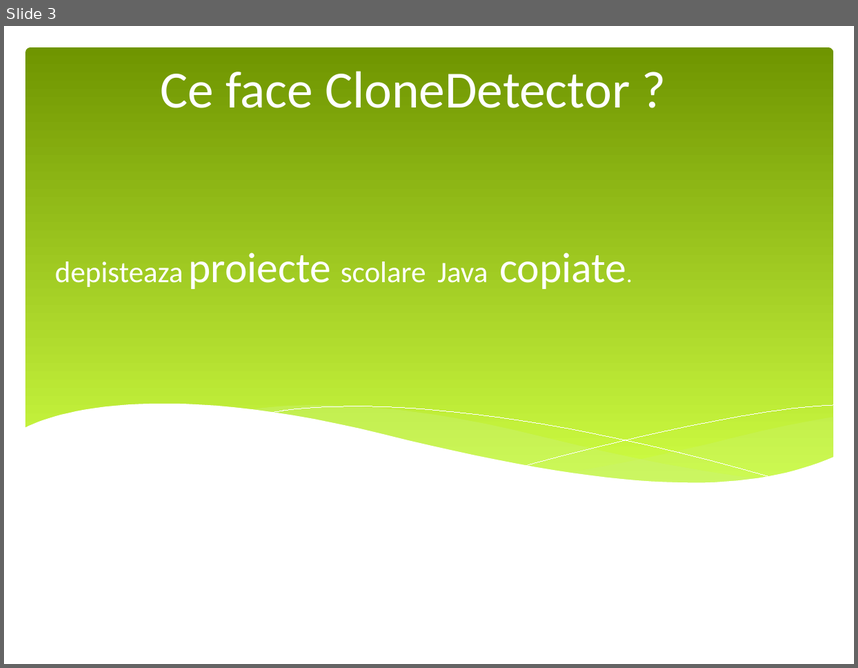
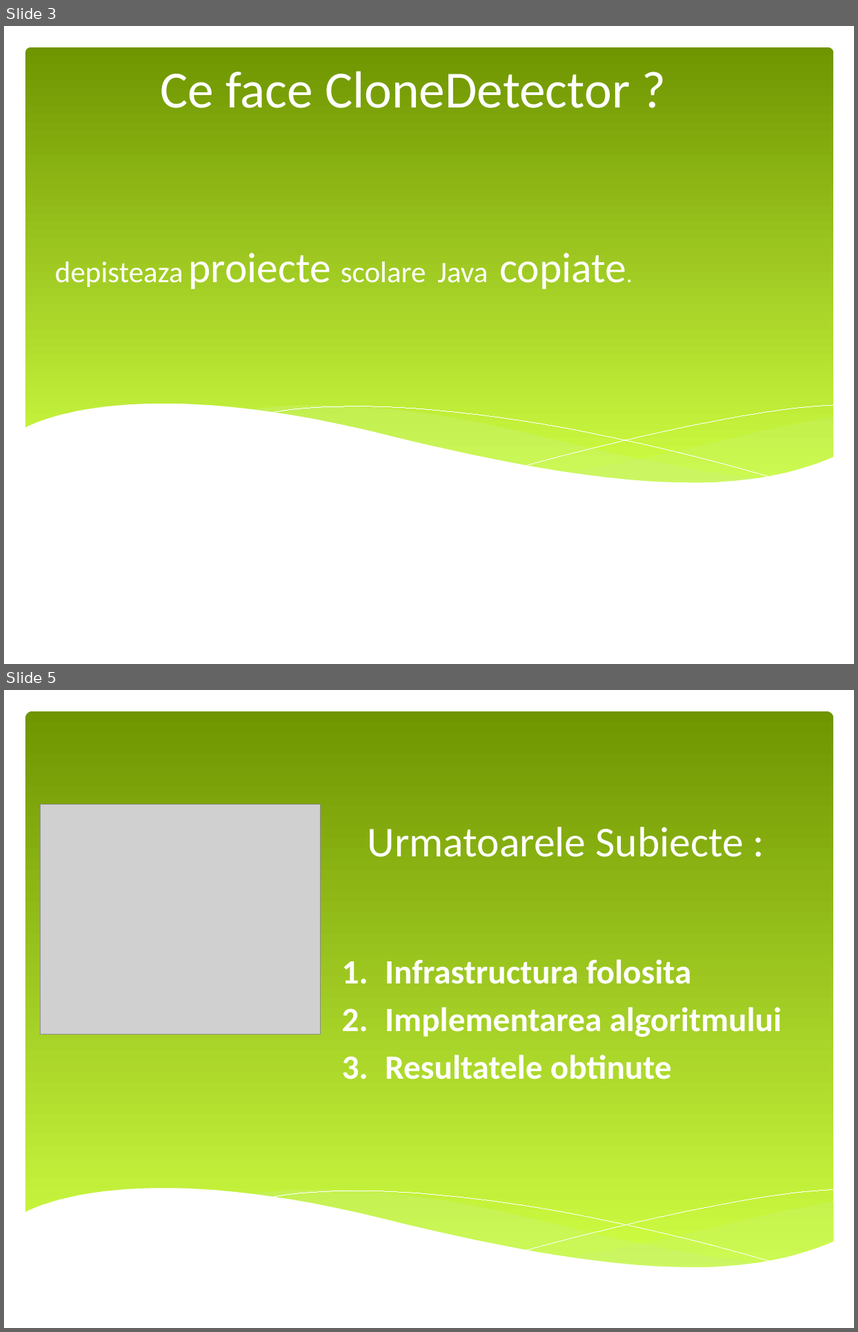
Before and after one commit to vladlep/licentavlad, a slide deck: doc/Prezentare licenta.pptx. Shown one above the other, each under a label of ours: slide 3 before the commit, slides 3 and 5 after it; the slides between them are not shown. The pictures are 858x668 and 858x1332 pixels, drawn with LibreOffice and Linux fonts; fonts in the diff are those of the drawing; grey boxes stand for pictures. Boxes give left, top, right and bottom in pixels: in the first picture for what was removed or moved away, otherwise in the second. Text is boxed around its words. In the diff, an @@ line names an element or a change of style, - is before the commit and + after.

```diff
--- a/doc/Prezentare licenta.pptx
+++ b/doc/Prezentare licenta.pptx
@@ slide 5 added at box(4, 690, 854, 1328), background #FFFFFF @@
@@ rounded rectangle added at box(25, 711, 834, 1272), fill gradient #6F9400 to #D0FF44 @@
@@ picture added at box(40, 804, 321, 1034) @@
@@ title added at box(368, 827, 743, 857), 40 pt, text #FFFFFF @@
+Urmatoarele Subiecte :
@@ text added at box(385, 959, 782, 1079), 32 pt, text #FFFFFF, bold @@
+1. Infrastructura folosita
+2. Implementarea algoritmului
+3. Resultatele obtinute
@@ group added at box(24, 1188, 835, 1312): 5 freeform shapes @@
```
Also in this commit, not shown: 10 other slides added, 1 slide removed, 2 other files.
